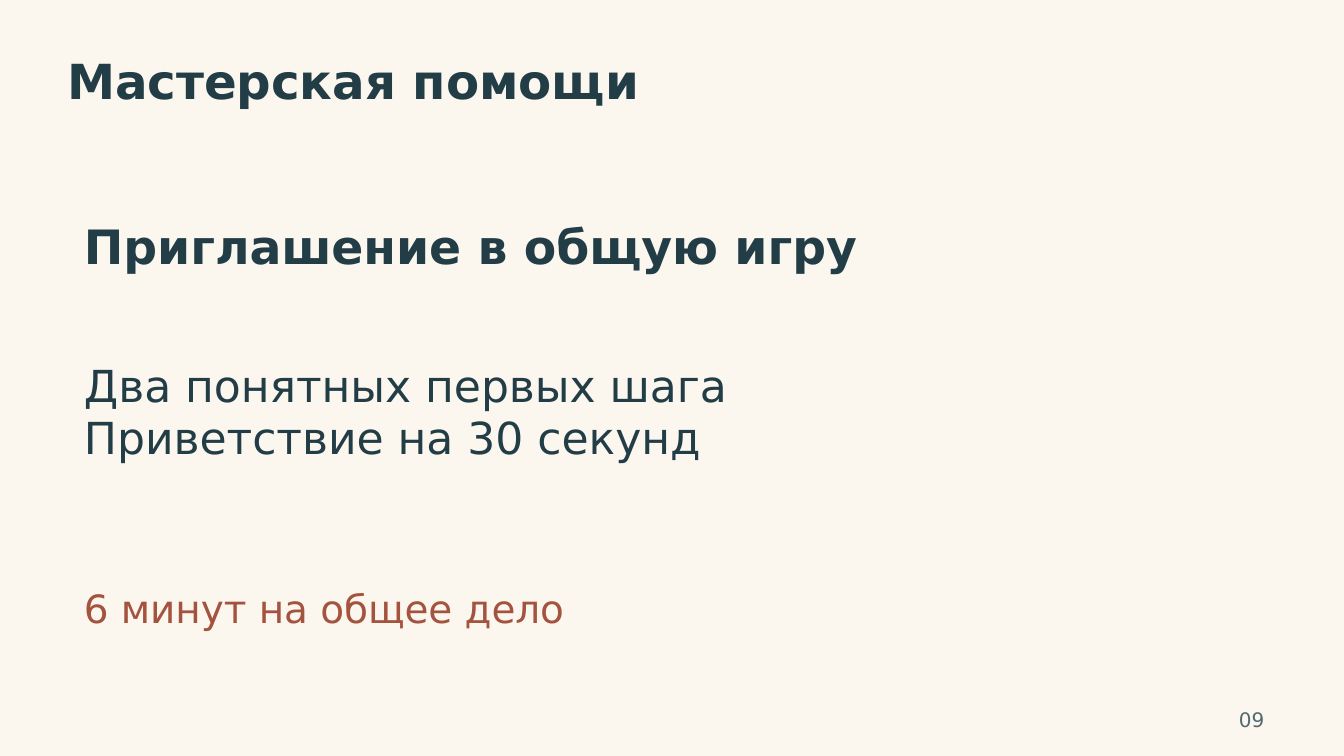
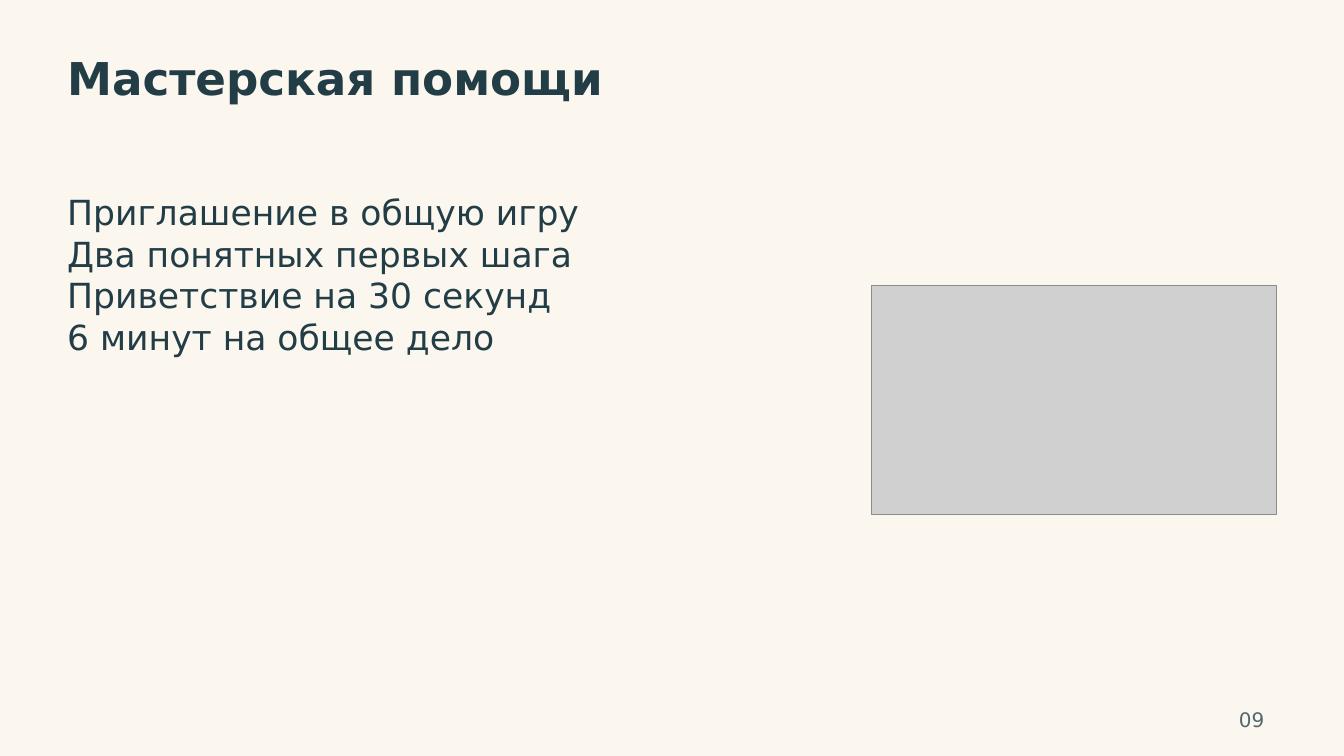
Before and after one commit to VAtapin/lessons, a slide deck: slide 9 of assets/lessons/chto-delat-so-svoim-talantom/Talant_Prezentaciya.pptx. Drawn at 1344x756 pixels with LibreOffice and Linux fonts; fonts in the diff are those of the drawing; grey boxes stand for pictures. Boxes give left, top, right and bottom in pixels: in the first picture for what was removed or moved away, otherwise in the second. Text is boxed around its words. In the diff, an @@ line names an element or a change of style, - is before the commit and + after.

```diff
--- a/assets/lessons/chto-delat-so-svoim-talantom/Talant_Prezentaciya.pptx
+++ b/assets/lessons/chto-delat-so-svoim-talantom/Talant_Prezentaciya.pptx
@@ text "Мастерская помощи" at bbox=[67, 62, 603, 105]: size 34.5 to 32.2 pt @@
@@ text at bbox=[67, 198, 579, 233]: paragraph added @@
+Приглашение в общую игру
@@ text "Приглашение в общую игру": place and size @@
-text "Приглашение в общую игру" at bbox=[84, 370, 727, 463]
+text "Приглашение в общую игру" at bbox=[67, 198, 579, 357]
@@ text removed at bbox=[84, 226, 856, 275] @@
-Приглашение в общую игру
@@ text at bbox=[67, 241, 572, 316]: size 31.5 to 24.8 pt in "Два понятных первых шага", "Приветствие на 30 секунд" @@
@@ picture added at bbox=[872, 286, 1277, 514] @@
@@ text at bbox=[67, 323, 494, 357]: paragraph added @@
+6 минут на общее дело
@@ text removed at bbox=[84, 593, 564, 631] @@
-6 минут на общее дело
```
Also in this commit, not shown: 8 other slides changed, 45 other files.
